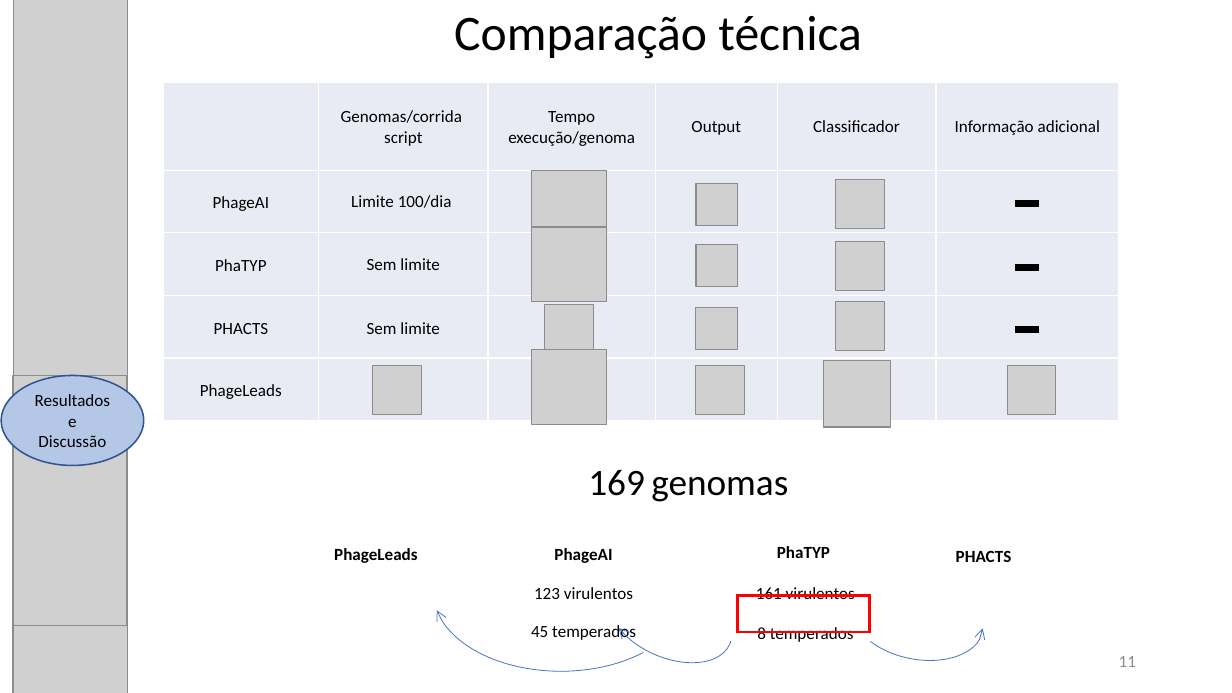
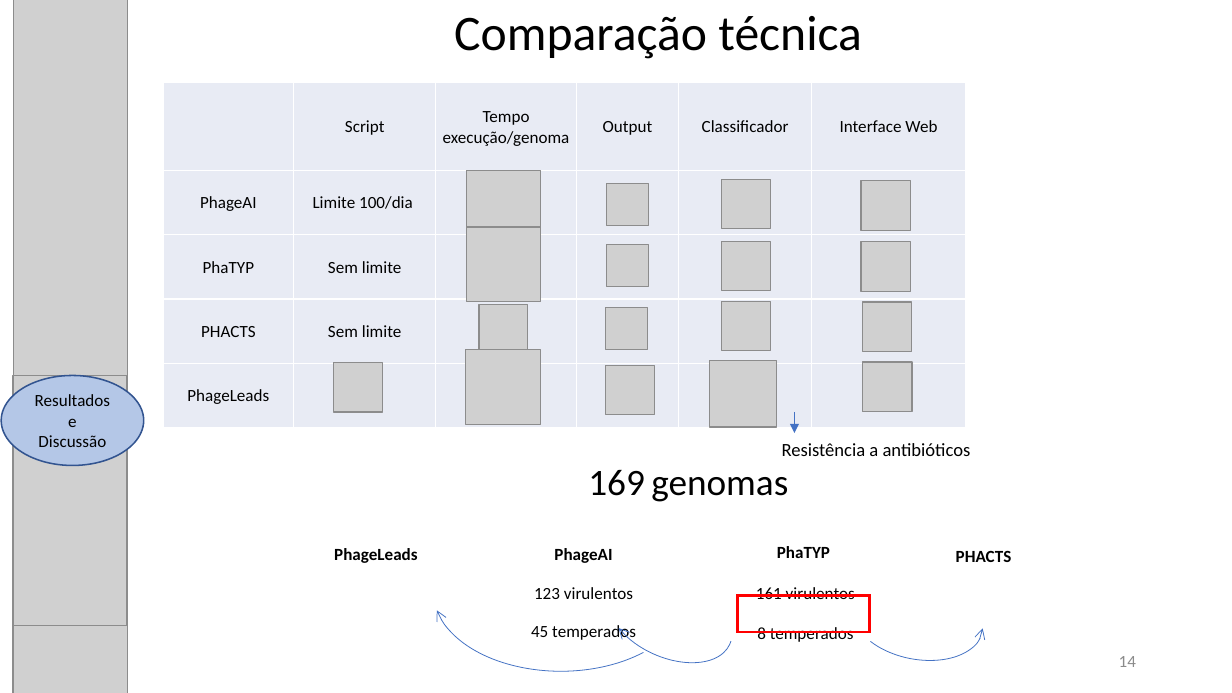
Before and after one commit to karynalysenko/Project_final, a slide deck: slide 14 of apresentacao.pptx (slide 11 before the commit). Drawn at 1232x693 pixels with LibreOffice and Linux fonts; fonts in the diff are those of the drawing; grey boxes stand for pictures. Boxes give left, top, right and bottom in pixels: in the first picture for what was removed or moved away, otherwise in the second. Text is boxed around its words. In the diff, an @@ line names an element or a change of style, - is before the commit and + after.

```diff
--- a/apresentacao.pptx
+++ b/apresentacao.pptx
@@ table at <box>163,83,965,421</box> @@
-row 1, column 2: Genomas/corrida / script
+row 1, column 2: Script
-row 1, column 6: Informação adicional
+row 1, column 6: Interface Web
@@ table: place and size @@
-table at <box>163,83,1119,421</box>
+table at <box>163,83,965,421</box>
@@ picture added at <box>861,181,911,231</box> @@
@@ rectangle removed at <box>1016,201,1039,207</box> @@
@@ picture added at <box>861,241,911,292</box> @@
@@ rectangle removed at <box>1016,265,1039,271</box> @@
@@ 4 pictures: place and size @@
-4 pictures at <box>695,184,745,415</box>
+4 pictures at <box>606,184,655,415</box>
@@ picture added at <box>863,302,912,351</box> @@
@@ rectangle removed at <box>1016,326,1039,332</box> @@
@@ 4 pictures: place and size @@
-4 pictures at <box>532,170,607,425</box>
+4 pictures at <box>466,170,541,425</box>
@@ picture: place and size @@
-picture at <box>372,366,421,415</box>
+picture at <box>333,363,382,413</box>
@@ 4 pictures: place and size @@
-4 pictures at <box>824,179,891,427</box>
+4 pictures at <box>710,179,777,427</box>
@@ picture added at <box>862,362,912,413</box> @@
@@ picture removed at <box>1007,366,1056,415</box> @@
@@ arrow added from (795, 413) to (795, 434), #4472C4 0.5 pt @@
@@ text added at <box>782,443,971,456</box>, 12 pt, text #000000 @@
+Resistência a antibióticos
@@ page number at <box>1119,656,1136,667</box>: text changed @@
-11
+14
```
Also in this commit, not shown: 11 other slides changed, 3 slides added, 1 other file.
